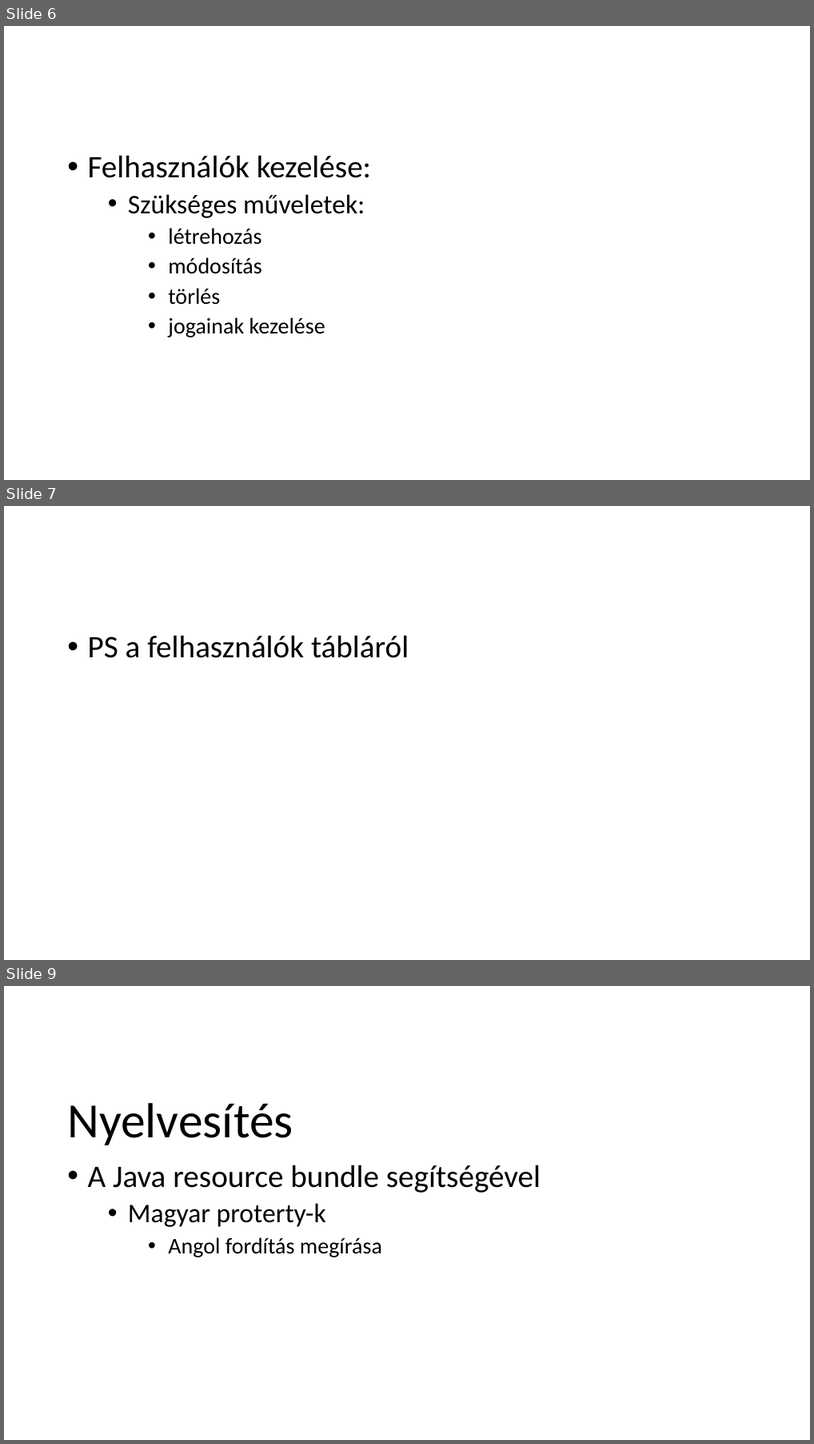
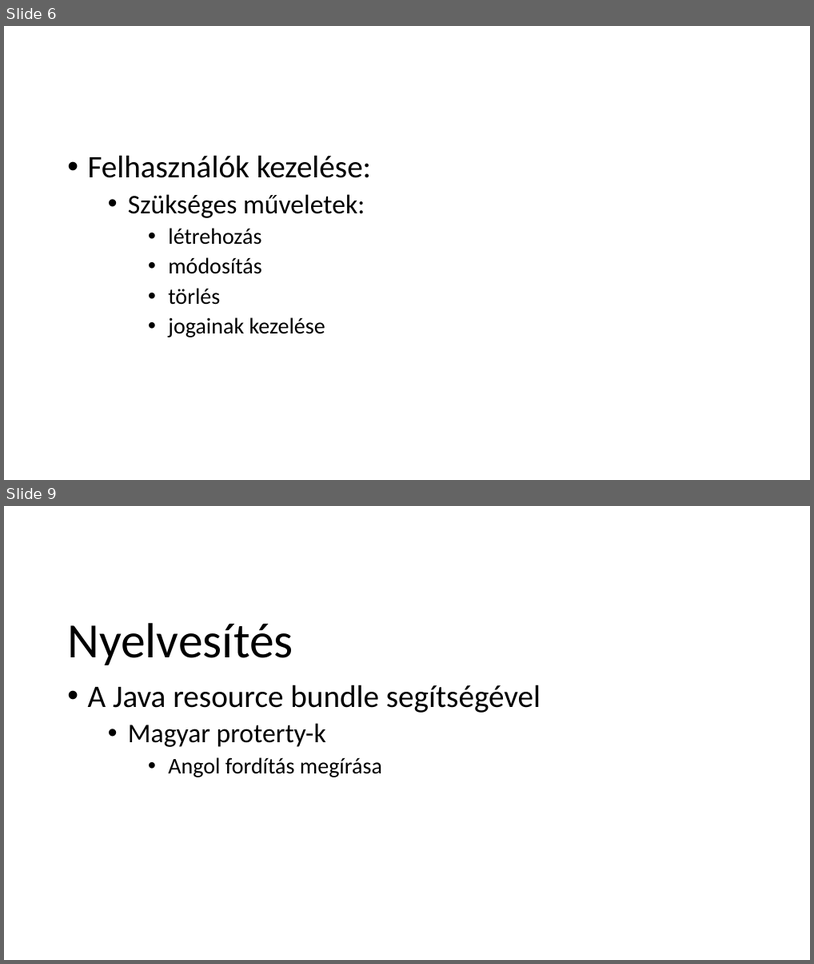
Before and after one commit to schonherz-java-ee-2016-spring/sandbox, a slide deck: ksz/KovácsSzabolcsZoltán.pptx. Shown one above the other, each under a label of ours: slides 6, 7 and 9 before the commit, slides 6 and 9 after it; the slides between them are not shown. The pictures are 814x1444 and 814x964 pixels, drawn with LibreOffice and Linux fonts; fonts in the diff are those of the drawing; background and template pictures are left out. Boxes give left, top, right and bottom in pixels: in the first picture for what was removed or moved away, otherwise in the second. Text is boxed around its words. In the diff, an @@ line names an element or a change of style, - is before the commit and + after.

```diff
--- a/ksz/KovácsSzabolcsZoltán.pptx
+++ b/ksz/KovácsSzabolcsZoltán.pptx
@@ slide 7 removed at [4,506,810,960], background picture (left out) @@
@@ text removed at [88,635,409,658] @@
-• PS a felhasználók tábláról
```
Also in this commit, not shown: 1 slide changed, 1 slide added.
